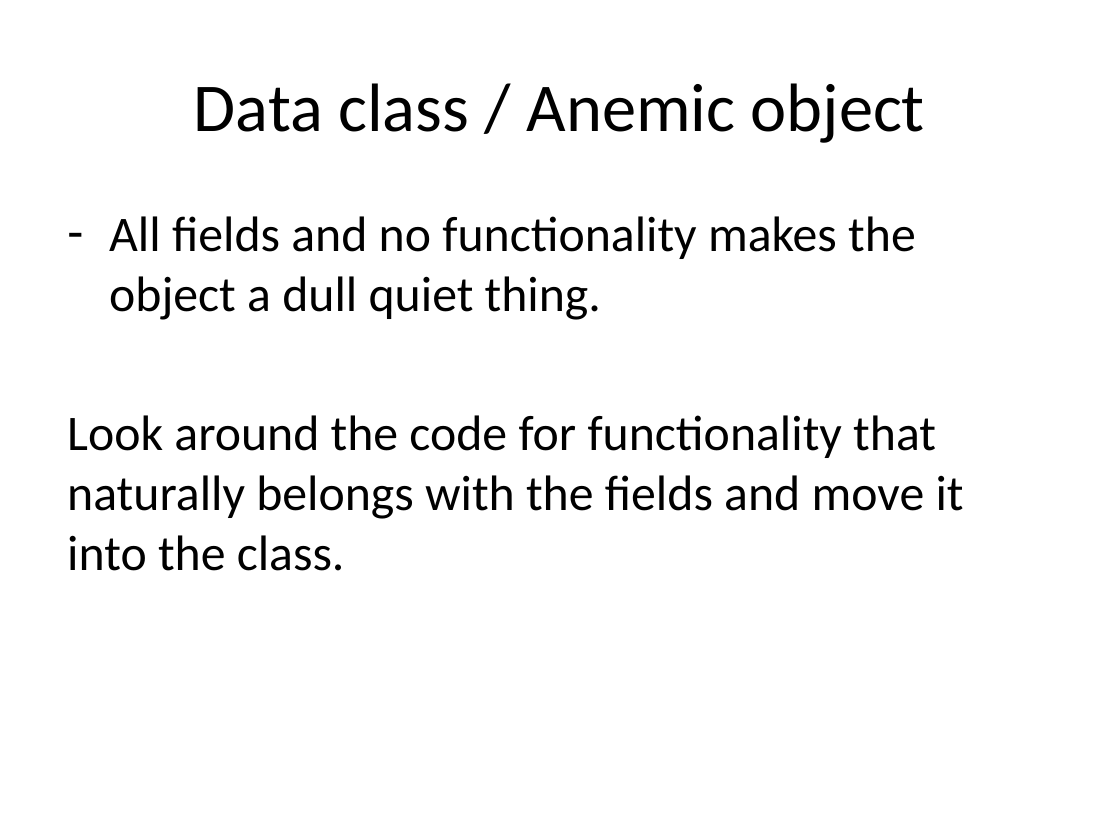
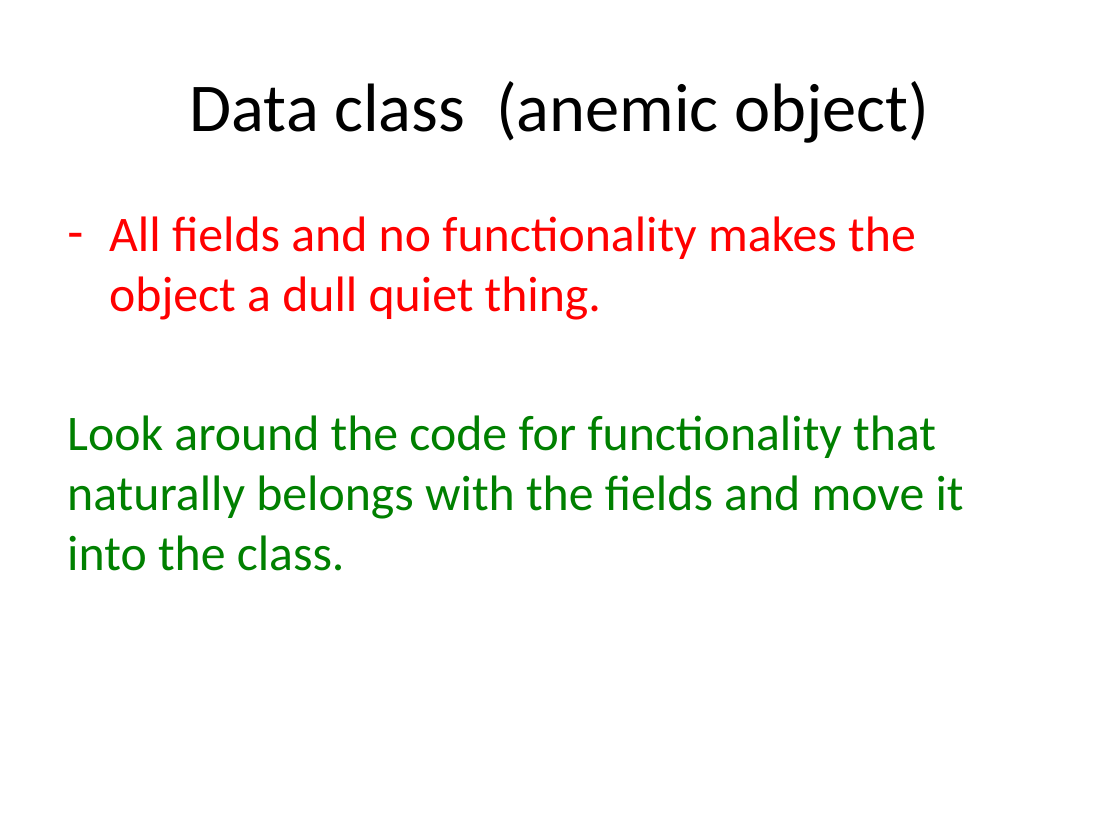
Before and after one commit to nerdschoolbergen/code-smells, a slide deck: slide 9 of code_smells.pptx. Drawn at 1120x840 pixels with LibreOffice and Linux fonts; fonts in the diff are those of the drawing. Boxes give left, top, right and bottom in pixels: in the first picture for what was removed or moved away, otherwise in the second. Text is boxed around its words. In the diff, an @@ line names an element or a change of style, - is before the commit and + after.

```diff
--- a/code_smells.pptx
+++ b/code_smells.pptx
@@ title at bbox=[190, 81, 929, 143]: text changed @@
-Data class / Anemic object
+Data class (anemic object)
@@ text "All fields and no functionality ..." at bbox=[67, 216, 964, 571]: text colour #000000 to #FF0000 in "All fields and no functionality makes the ..."; text colour #000000 to #008000 in "Look around the code for functionality that ..." @@
```
Also in this commit, not shown: 10 other slides changed, 2 slides added, 1 slide removed, 1 other file.
